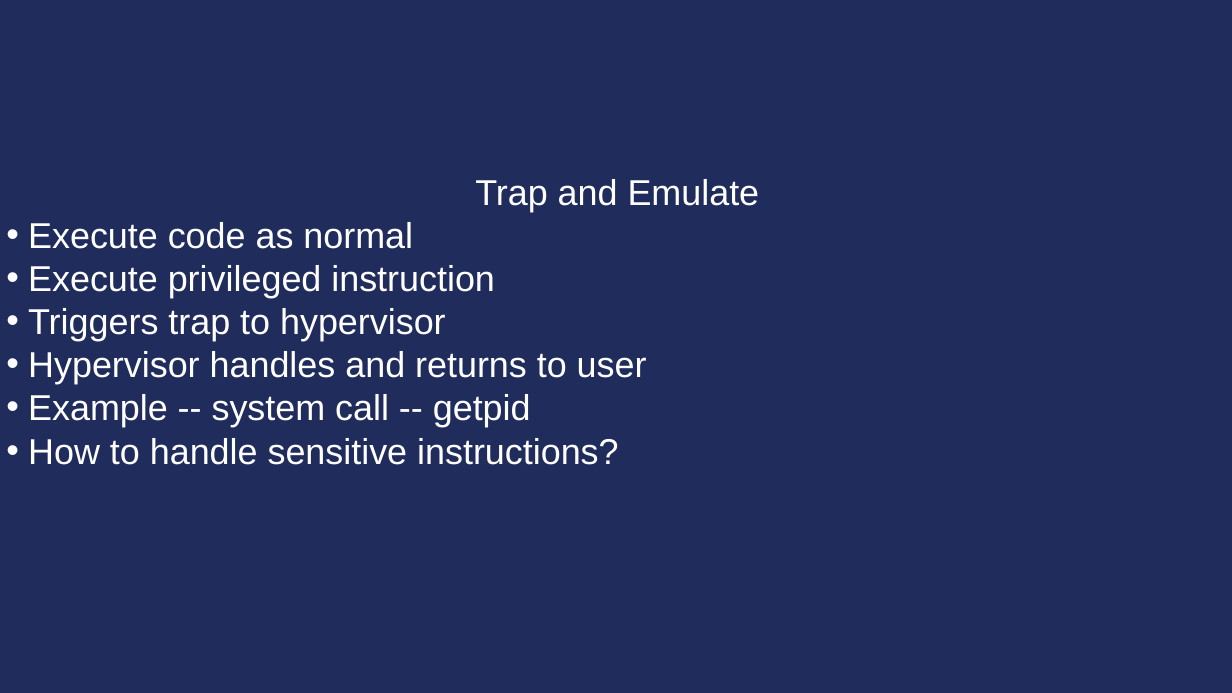
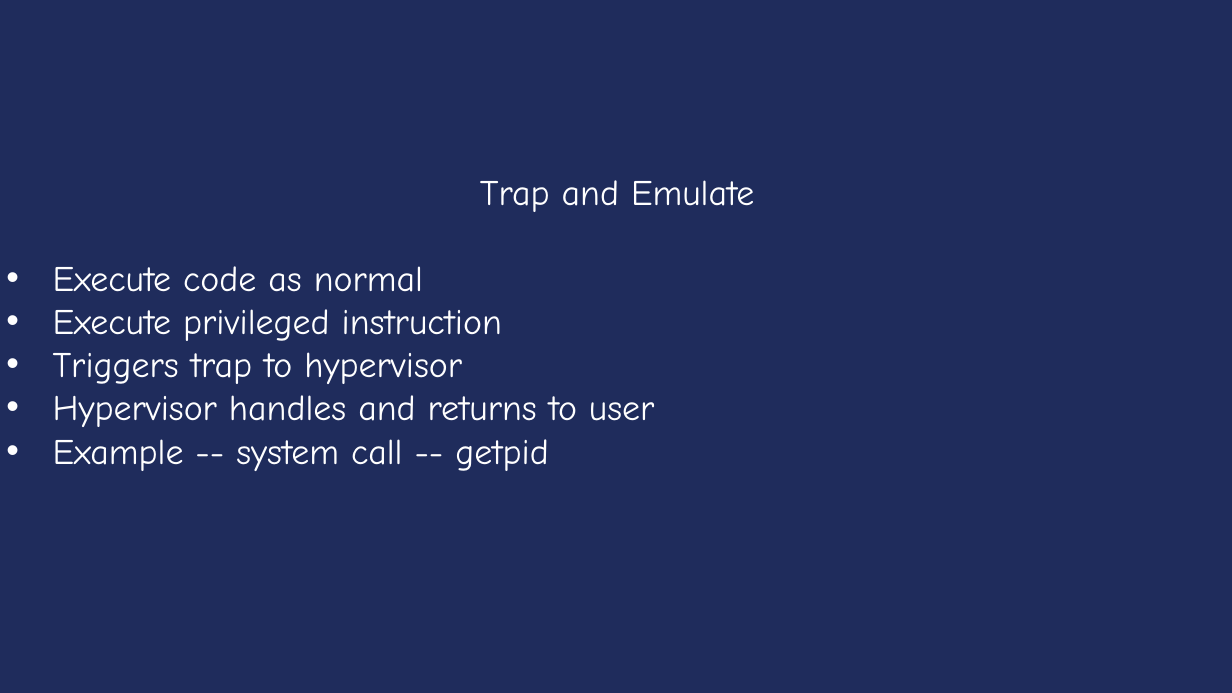
Before and after one commit to Rpersie/xv6-course, a slide deck: slide 14 of yale/ppt/ppt-english/Lecture15-Virtualization.ppt (slide 16 before the commit). Drawn at 1232x693 pixels with LibreOffice and Linux fonts; fonts in the diff are those of the drawing. Boxes give left, top, right and bottom in pixels: in the first picture for what was removed or moved away, otherwise in the second. Text is boxed around its words. In the diff, an @@ line names an element or a change of style, - is before the commit and + after.

```diff
--- a/yale/ppt/ppt-english/Lecture15-Virtualization.ppt
+++ b/yale/ppt/ppt-english/Lecture15-Virtualization.ppt
@@ text "Trap and Emulate" at (x1=53, y1=180, x2=754, y2=471): font Arial to Comic Neue; indent changed @@
@@ text at (x1=28, y1=438, x2=618, y2=465): paragraph removed @@
-• How to handle sensitive instructions?
```
Also in this commit, not shown: 28 other slides changed, 16 other files.
